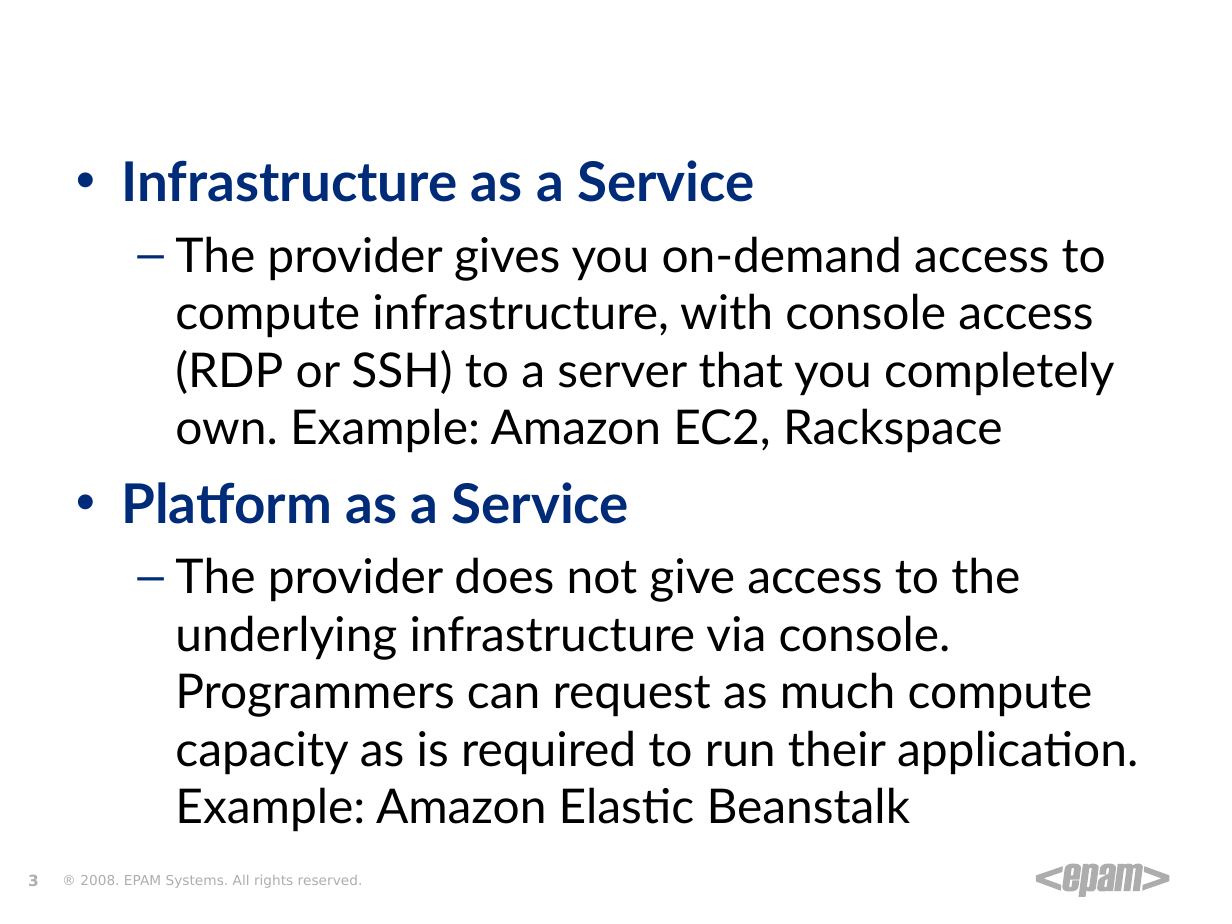
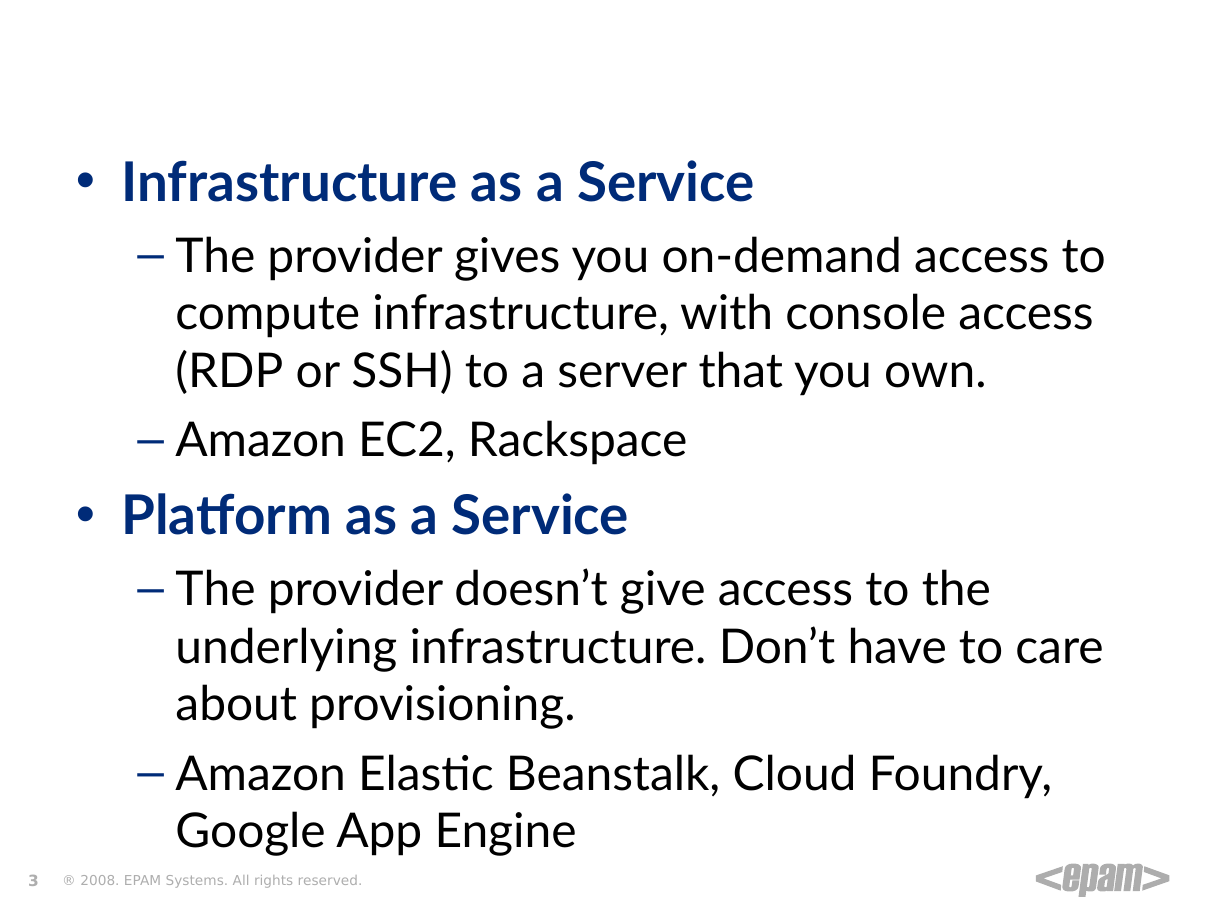
Before and after one commit to zgorbe/Heroku-HelloWorld, a slide deck: slide 3 of Heroku.ppt. Drawn at 1232x924 pixels with LibreOffice and Linux fonts; fonts in the diff are those of the drawing; background and template pictures are left out. Boxes give left, top, right and bottom in pixels: in the first picture for what was removed or moved away, otherwise in the second. Text is boxed around its words. In the diff, an @@ line names an element or a change of style, - is before the commit and + after.

```diff
--- a/Heroku.ppt
+++ b/Heroku.ppt
@@ text at [175, 236, 1106, 465]: text changed @@
-  – The provider gives you on-demand access to compute infrastructure, with console access (RDP or SSH) to a server that you completely own. Example: Amazon EC2, Rackspace
+  – The provider gives you on-demand access to compute infrastructure, with console access (RDP or SSH) to a server that you own.
+  – Amazon EC2, Rackspace
@@ text at [175, 568, 1103, 856]: text changed @@
-  – The provider does not give access to the underlying infrastructure via console. Programmers can request as much compute capacity as is required to run their application. Example: Amazon Elastic Beanstalk
+  – The provider doesn’t give access to the underlying infrastructure. Don’t have to care about provisioning.
+  – Amazon Elastic Beanstalk, Cloud Foundry, Google App Engine
```
Also in this commit, not shown: 7 other slides changed, 1 slide added.
